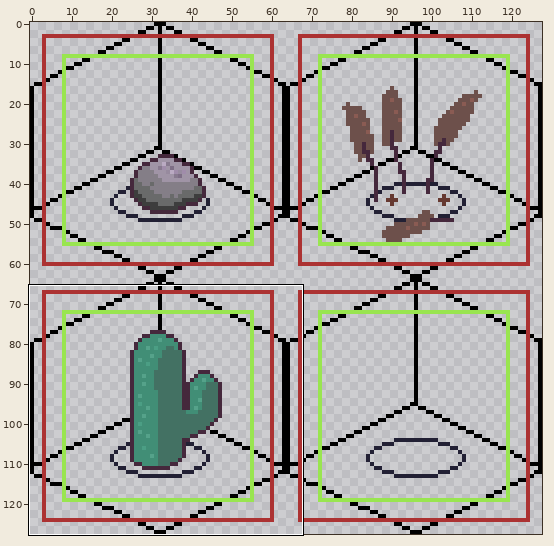
Pixel-art file: static/assets/doodads.aseprite. The first picture is a wide view before the edit; the outline marks the close-up.
Close-up. Before the commit:
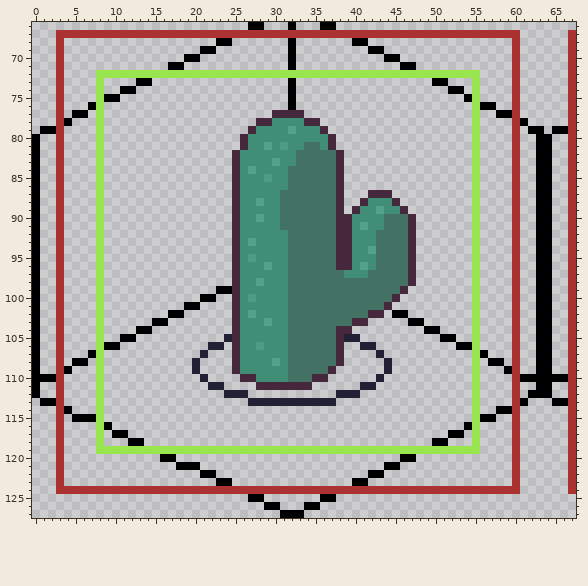
128x128 pixels, 1 frame. Shown: x 0..67, y 66..127. The commit also changed other parts of the picture, which this record leaves out.
And afterwards:
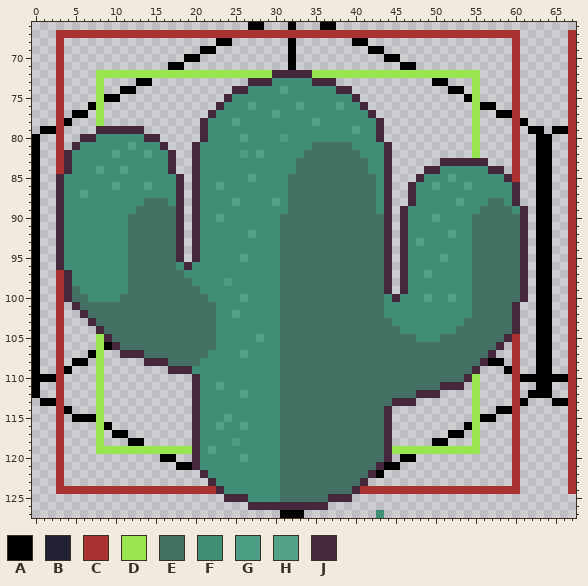
Palette (. is transparent): A #000000  B #222034  C #ac3232  D #99e550  E #437163  F #418e76  G #4b9e84  H #55a28a  J #45283c
Change:
Changed rows in their new state; - is an unchanged pixel.
Layer "doodads":
first column x 3:
 72 ---------------------------JJJJJ---------------------------
 73 ------------------------JJJFFFFFJJJ------------------------
 74 ----------------------JJFFFFHFFFFFFJJ----------------------
 75 ---------------------JFFFFFFFFFFFFFFFJ---------------------
 76 --------------------JFFFHFFFFFHFFFFHFFJ--------------------
 77 -------------------JFFFFFFFHFFFFFFFFFFFJ-------------------
 78 ------------------JFFFHFFFF----FHFFFFFFFJ------------------
 79 -----JJJJJJ-------JFFFFFF----F---FFFFHFFJ------------------
 80 ---JJFFFFFFJJ-----JFFFFH----G-----FFFFFFJ------------------
 81 --JFFFFFFHFFFJ---JFFFFFF--F-F--F-EEEEFFFFJ-----------------
 82 -JFFFFFHFFFHFFJ--JFFFFFG-H----F----EEEFFFJ-----------------
 83 -JFFFFFFFFFFFFJ--JFFFFF----F-------EEEEFFJ------JJJJJJ-----
 84 -JFFFHFFHFFFFFJ--JFFFFF-F----F-----EEEEFFJ----JJFFFFFFJJ---
 85 JFFFFFFFFFFFFFFJ-JFFFFF-H-F--------EEEEEFJ---JFFFHFFFFFFJ--
 86 JFFFFFFHFFFHFFFJ-JFFHFF------------EEEEEFJ--JFFHFFFHFFFFFJ-
 87 JFFHFFFFFFFFFFFJ-JFFFFF-----F------EEEEEF---JFFFFFFFFFFFFJ-
 88 JFFFFFFFFFFEEEFJ-JFFFFH--F-HF------EEEEE-J.-JFFFFFHFFFEEFJ-
 89 JFFFFFFFFFEEEEEJ-JFFFFF-----F------EEEEEFJ.-FFFFFFFFFEEEEFJ
 90 JFFFFFFFFEEEEEEJ-JFFHFF--F---------EEEEEEJ.JFFFHFFFFEEEEEEJ
 91 JFFFFFFFFEEEEEEJ-JFFFFF------------EEEEEEJ.JFFFFFFFFEEEEEEJ
 92 JFFFFFFFFEEEEEEJ-JFFFFF-H---E------EEEEE-J.JFFFFFHFFEEEEEEJ
 93 JFFFFFFFFEEEEEEJ-JFFFFF-F---E------EEEEE-J.JFHFFFFFFEEEEEEJ
 94 JFFFFFFFFEEEEEEJ-JFFFFF-----E------EEEEE-J.JFFFFFFFFEEEEEEJ
 95 JFFFFFFFFEEEEEEJ-JFFFFFHF---E------EEEEE-J.JFFFFHFFFEEEEEEJ
 96 JFFFFFFFFEEEEEEFJFFFFFF---F-E------EEEEE-J.JFFFFFFFFEEEEEEJ
 97 -JFFFFFFFEEEEEEEFFFFFFF-----E-------EEE--J.JFFHFFFFFEEEEEEJ
 98 -JFFFFFFFEEEEEEEEFFFFGF--F--E------------J.JFFFFFFFFEEEEEEJ
 99 -JEFFFFFFEEEEEEEEEFFFFF-----E------------J.-FFFFFFFFEEEEEEJ
100 -JEEFFFFEEEEEEEEEEEFFFFHF---E------------F-FFFHFFHFFEEEEEEJ
101 --JEEEEEEEEEEEEEEEEEFFF-----E------------FFFFFFFFFFFEEEEEJ-
102 ---JEEEEEEEEEEEEEEEEFFH-F---E----------EEFFFFFFFFFFFEEEEEJ-
103 ----JEEEEEEEEEEEEEEEFFF---F-E--------EEEEEFFFFFFFFFEEEEEEJ-
104 -----JEEEEEEEEEEEEEEFFF-----E------EEEEEEEEFFFFFFFEEEEEEEJ-
105 ------JEEEEEEEEEEEEEFFF--H--E------EEEEEEEEEEFFFEEEEEEEEJ--
106 -------JEEEEEEEEEEEEFFF--F--E------EEEEEEEEEEEEEEEEEEEEJ---
107 --------JJJEEEEEEEEFFFFH----E------EEEEEEEEEEEEEEEEEEEJ----
108 -----------JJJEEEEFFFFF----FE------EEEEEEEEEEEEEEEEEEJ-----
109 --------------JJJFFFFFF-----E-----EEEEEEEEEEEEEEEEEEJ------
110 -----------------JFFFFFFF---E---EEEEEEEEEEEEEEEEEEEJ-------
111 -----------------JFFHFFFFFFFEEEEEEEEEEEEEEEEEEEEJJJ--------
112 -----------------JFFFFFHFFFFEEEEEEEEEEEEEEEEEJJJ-----------
113 -----------------JFFFFFFFFFFEEEEEEEEEEEEEEJJJ--------------
114 -----------------JFFFFFFFFFFEEEEEEEEEEEEEJ-----------------
115 -----------------JFFFHFFFFFFEEEEEEEEEEEEEJ-----------------
116 -----------------JFFHFFHFFFFEEEEEEEEEEEEEJ-----------------
117 -----------------JFFFFFFFFFFEEEEEEEEEEEEEJ-----------------
118 -----------------JFFFFGFFFFFEEEEEEEEEEEEEJ-----------------
119 -----------------JFHFFFFFFFFEEEEEEEEEEEEEJ-----------------
120 -----------------JFFFFFHFFFFEEEEEEEEEEEEEJ-----------------
121 -----------------JFFFFFFFFFFEEEEEEEEEEEEJ------------------
122 ------------------JFFFFFFFFFEEEEEEEEEEEJ-------------------
123 -------------------JFFFFFFFFEEEEEEEEEEJ--------------------
124 --------------------JFFFFFFFEEEEEEEEEJ---------------------
125 ---------------------JJJFFFFEEEEEEJJJ----------------------
126 ------------------------JJJJJJJJJJ-------------------------
127 ----------------------------------------F------------------
Pixel boxes of the changes (left, top, right, bottom) in both close-ups:
changed: (56, 70, 528, 518)
